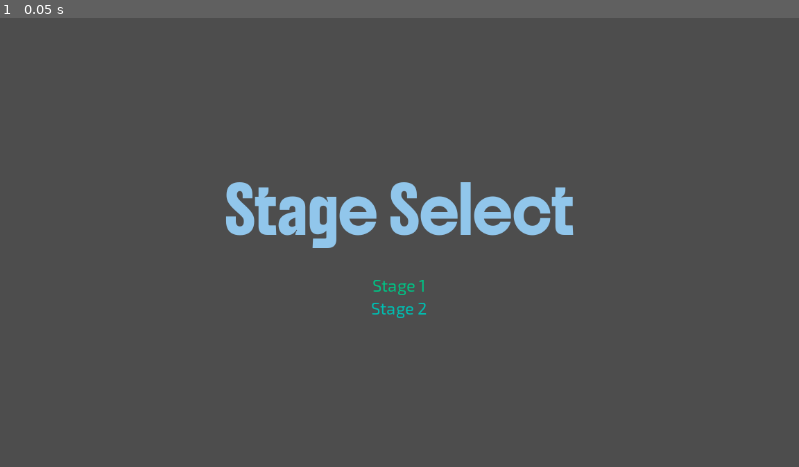
Above: before the commit, frame 1.
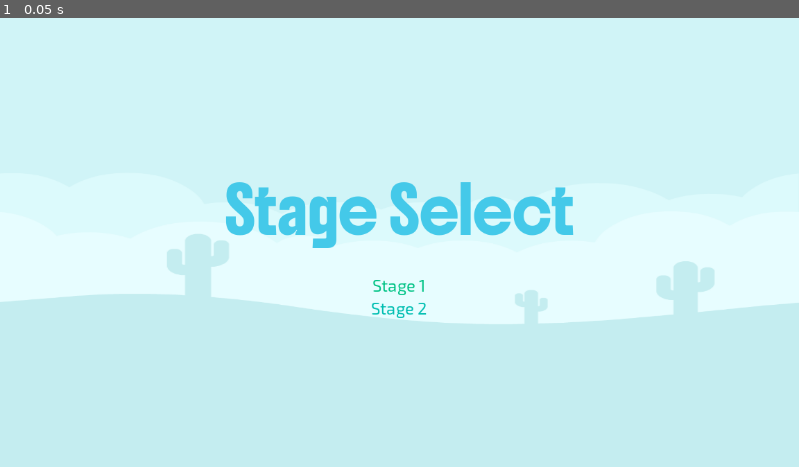
Above: after the commit, the same moment.

Repository: mmalkindi/gamedev-tutorial04
Game: Godot game, scene res://scenes/StageSelect.tscn
Two runs of this game, one before a commit and one after it. Both use one fixed random seed, a clock stepped at 60 frames per second and the inputs below. This scene is started directly instead of the project's main scene.
Inputs:
- Up to frame 1 (0.05 s): no input

The runs differ from the first frame. In frame 1, 100% of the frame differs, in the area x 0-100%, y 0-100%.

Commit message:
feat: add background to stage select

Diff:
--- a/scenes/StageSelect.tscn
+++ b/scenes/StageSelect.tscn
@@ -1,12 +1,13 @@
-[gd_scene load_steps=5 format=3 uid="uid://clmxga0io6pm"]
+[gd_scene load_steps=6 format=3 uid="uid://clmxga0io6pm"]
 
 [ext_resource type="FontFile" uid="uid://cr58npurleypg" path="res://assets/fonts/Boldonse-Regular.ttf" id="1_066q0"]
 [ext_resource type="Script" path="res://scenes/stage_select.gd" id="1_gj8kg"]
 [ext_resource type="FontFile" uid="uid://dtody5lnjfc7c" path="res://assets/fonts/Exo2-VariableFont_wght.ttf" id="2_darxu"]
+[ext_resource type="Texture2D" uid="uid://cvuv75kt8mvxt" path="res://assets/kenney_platformerpack/PNG/Backgrounds/blue_desert.png" id="2_doc5m"]
 
 [sub_resource type="LabelSettings" id="LabelSettings_x0sep"]
 font_size = 64
-font_color = Color(0.569076, 0.774828, 0.920805, 1)
+font_color = Color(0.266667, 0.788235, 0.913725, 1)
 
 [node name="StageSelect" type="MarginContainer"]
 anchors_preset = 15
@@ -16,7 +17,13 @@
 grow_vertical = 2
 script = ExtResource("1_gj8kg")
 
+[node name="Background" type="TextureRect" parent="."]
+layout_mode = 2
+texture = ExtResource("2_doc5m")
+expand_mode = 2
+
 [node name="VBoxContainer" type="VBoxContainer" parent="."]
+z_index = 1
 layout_mode = 2
 size_flags_horizontal = 4
 size_flags_vertical = 4
